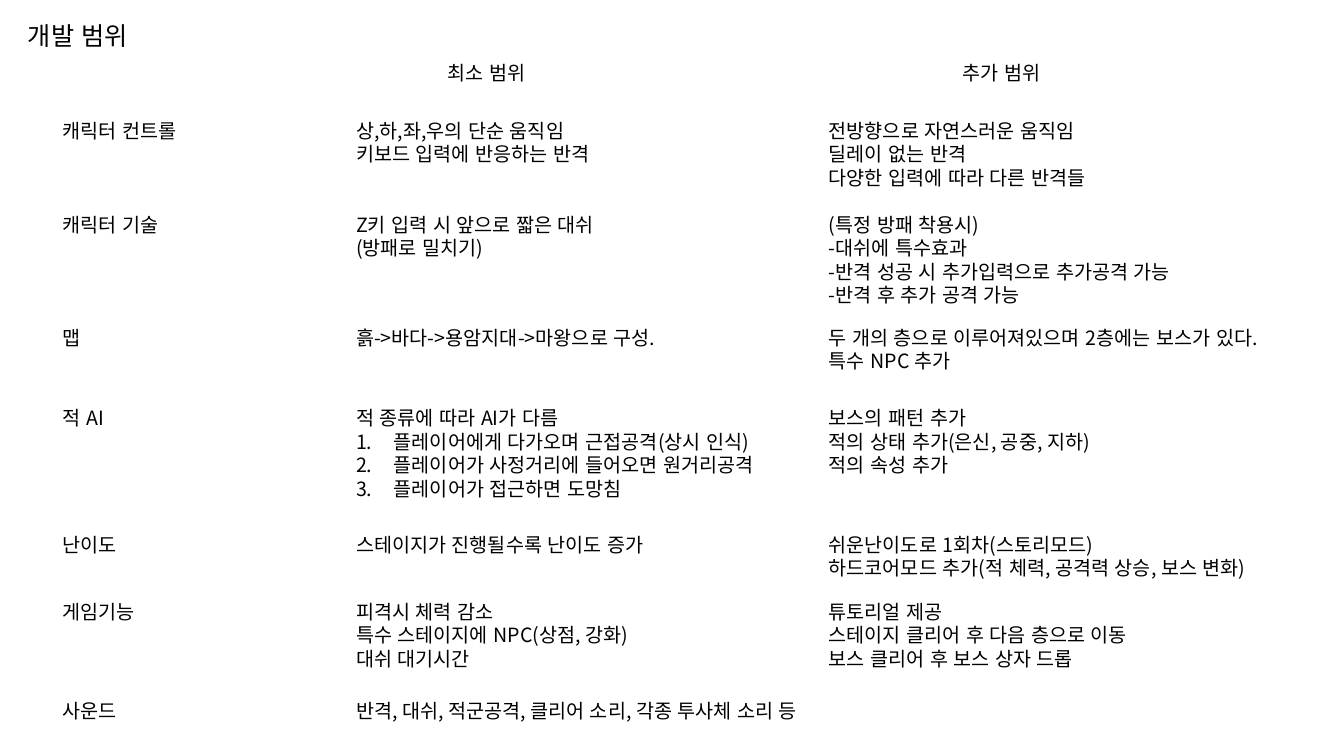
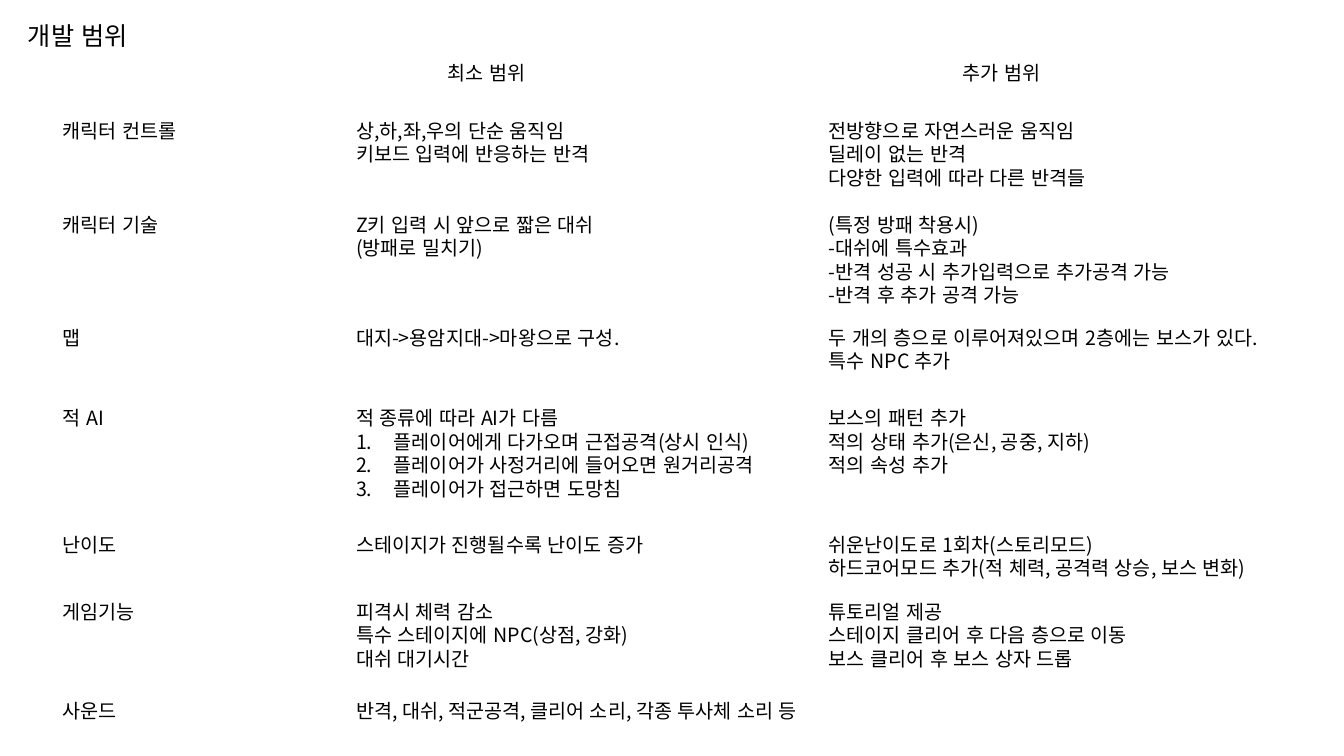
Before and after one commit to Ch0iHanSam/2D_Game_Programing_Project, a slide deck: slide 2 of 프로젝트 1차 발표/발표ppt러프하게.pptx. Drawn at 1344x756 pixels with LibreOffice and Linux fonts; fonts in the diff are those of the drawing. Boxes give left, top, right and bottom in pixels: in the first picture for what was removed or moved away, otherwise in the second. Text is boxed around its words. In the diff, an @@ line names an element or a change of style, - is before the commit and + after.

```diff
--- a/프로젝트 1차 발표/발표ppt러프하게.pptx
+++ b/프로젝트 1차 발표/발표ppt러프하게.pptx
@@ text at <box>356,328,620,347</box>: text changed @@
-흙->바다->용암지대->마왕으로 구성.
+대지->용암지대->마왕으로 구성.
```
Also in this commit, not shown: 2 other slides changed.
